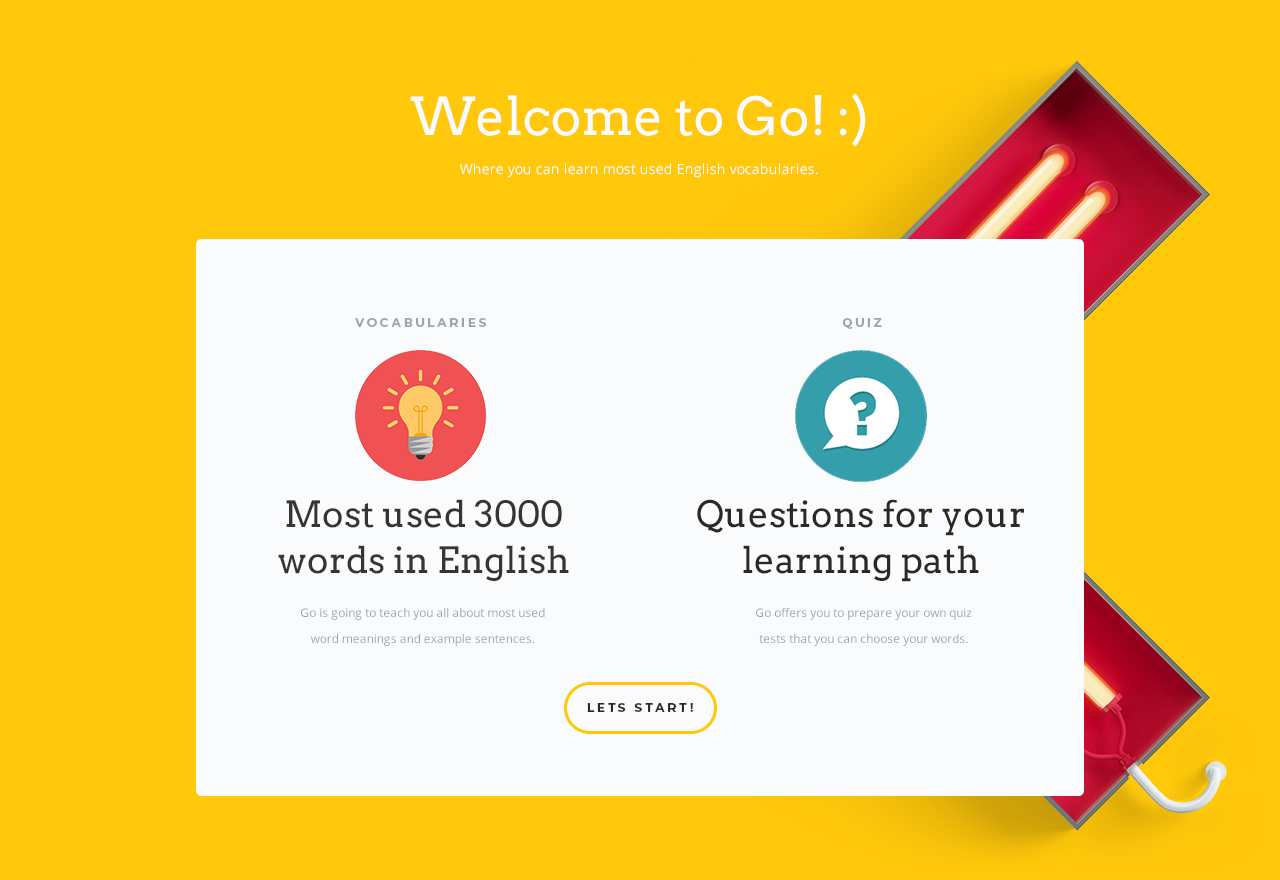
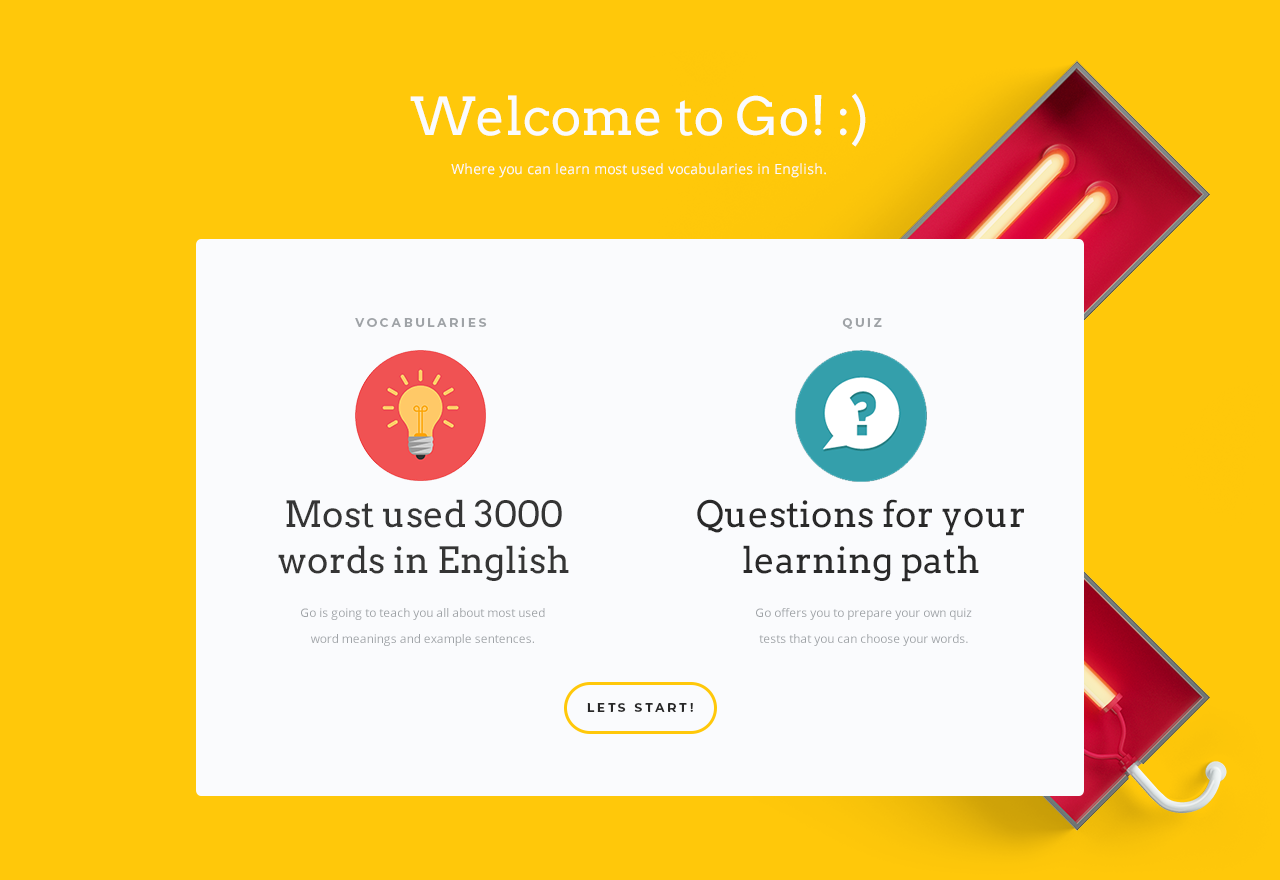
Revision of a layered 1280×880 image; what changed, layer by layer:
renamed "Where you can learn most used English vocabularies." to "Where you can learn most used vocabularies in English.", painted on it over box(451, 163, 826, 178)
